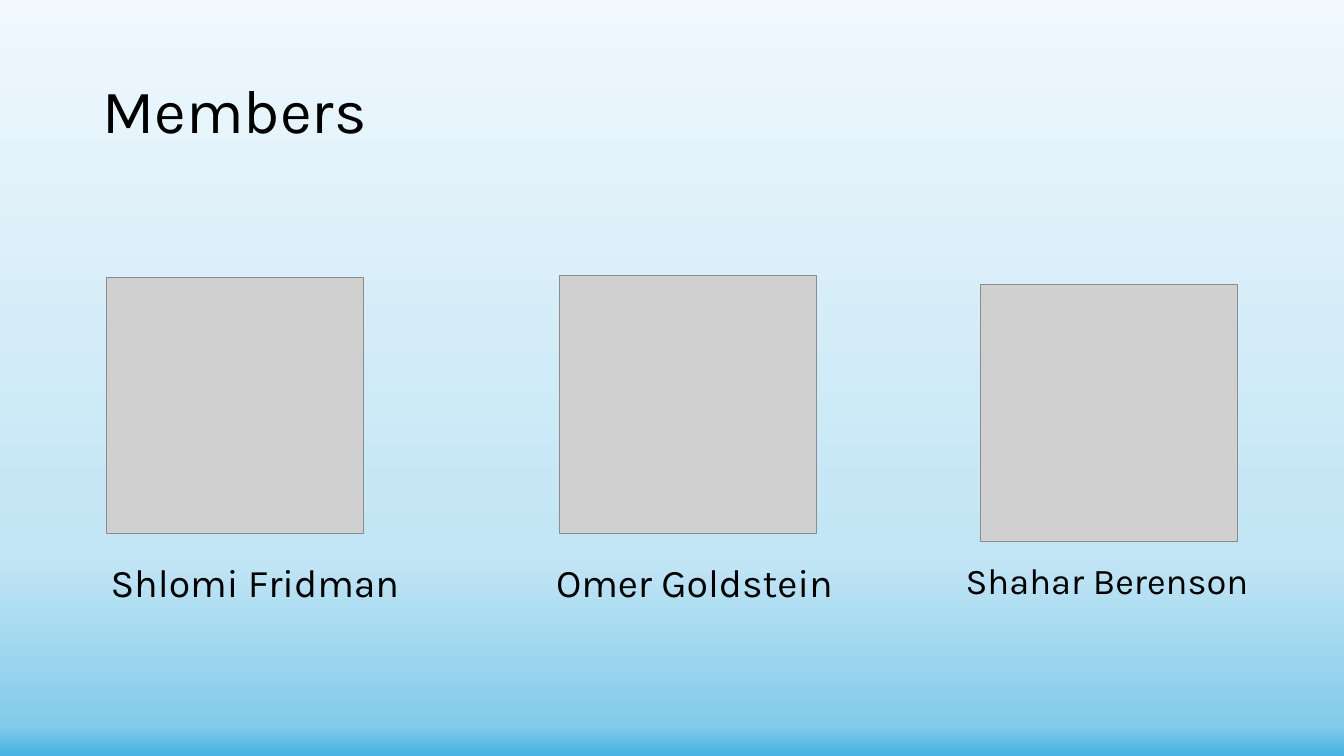
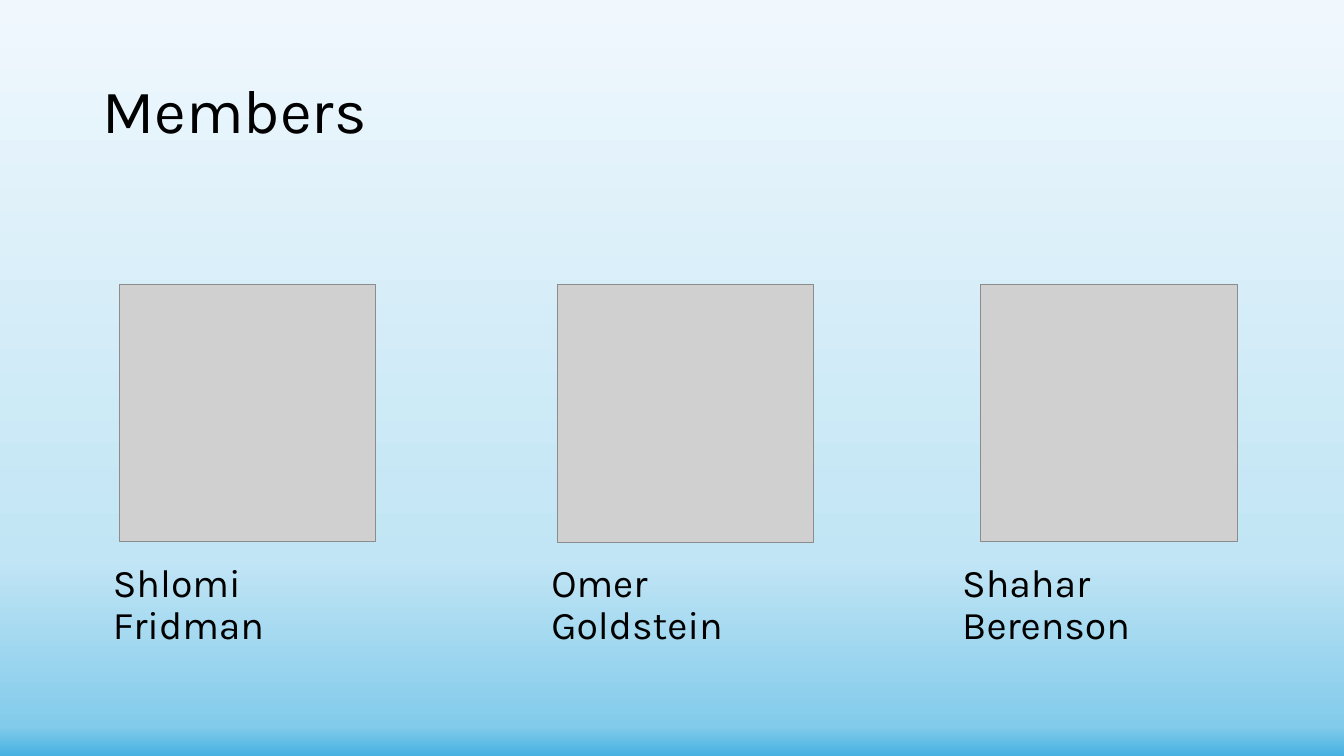
Before and after one commit to shachar700/Graph-Embedding, a slide deck: slide 2 of doc/Graph-Embedding Presentation.pptx. Drawn at 1344x756 pixels with LibreOffice and Linux fonts; fonts in the diff are those of the drawing; grey boxes stand for pictures. Boxes give left, top, right and bottom in pixels: in the first picture for what was removed or moved away, otherwise in the second. Text is boxed around its words. In the diff, an @@ line names an element or a change of style, - is before the commit and + after.

```diff
--- a/doc/Graph-Embedding Presentation.pptx
+++ b/doc/Graph-Embedding Presentation.pptx
@@ picture: place and size @@
-picture at (107, 277, 363, 533)
+picture at (119, 284, 375, 542)
@@ picture: place and size @@
-picture at (560, 276, 816, 534)
+picture at (558, 284, 814, 542)
@@ text "Shlomi Fridman" rewrapped from (111, 570, 399, 598) to (113, 570, 264, 640) @@
@@ text "Omer Goldstein" rewrapped from (556, 570, 832, 598) to (551, 572, 722, 640) @@
@@ text "Shahar Berenson" at (962, 570, 1130, 640): size 25.9 to 28 pt @@
```
Also in this commit, not shown: 14 other slides changed, 3 other files.
